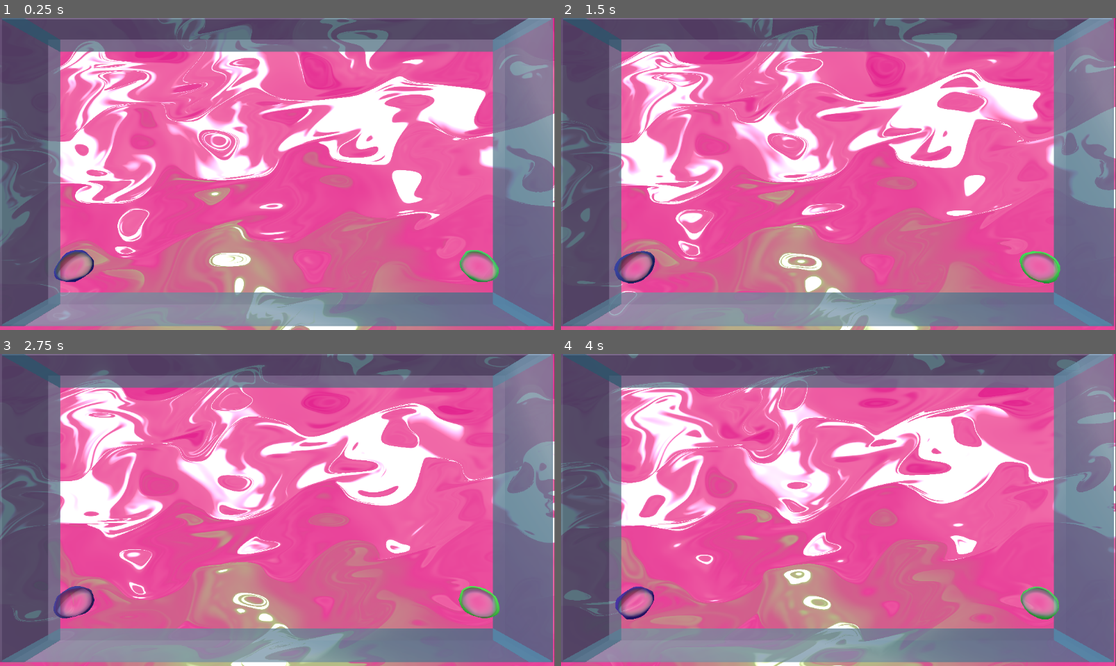
Above: before the commit, frames 1-4 (two rows, left to right).
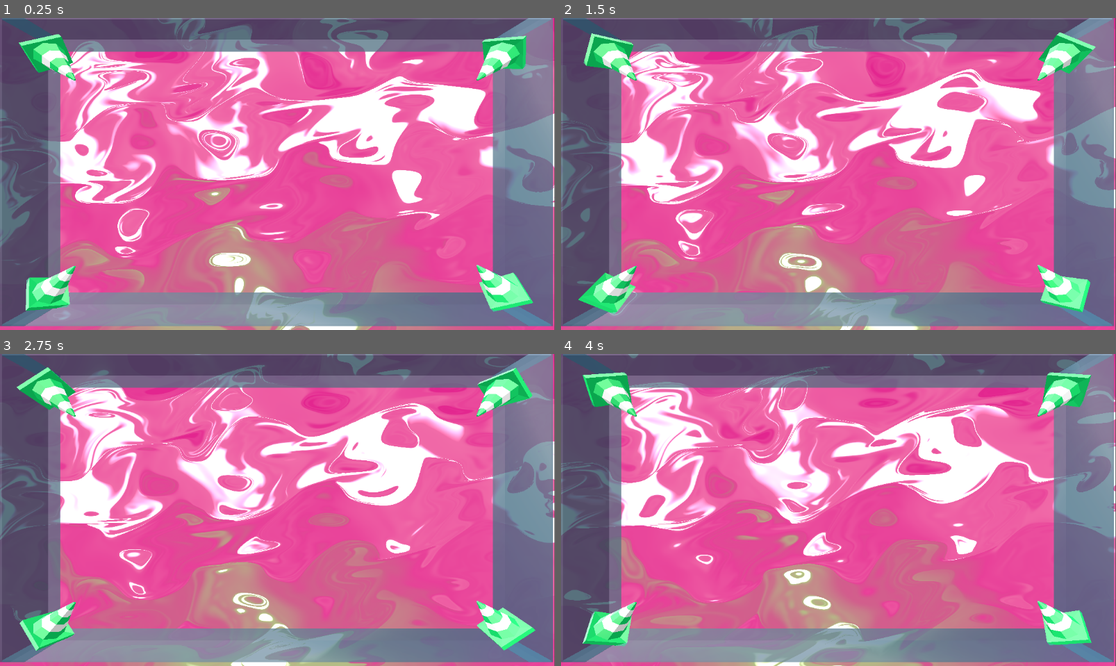
Above: after the commit, the same moments.

Repository: Ultimo-Momento-Responsable/GGJ2025
Game: Godot game, scene res://scenes/viewport.tscn
Two runs of this game, one before a commit and one after it. Both use one fixed random seed, a clock stepped at 60 frames per second and the inputs below.
Inputs:
- Up to frame 1 (0.25 s): no input
- Up to frame 2 (1.5 s): no input
- Up to frame 3 (2.75 s): no input
- Up to frame 4 (4 s): no input

The runs differ from the first frame. In frame 1, 4.3% of the frame differs, in the area x 3-97%, y 5-95%; in frame 2, 4.3%; in frame 3, 4.3%, in the area x 3-97%, y 4-96%; in frame 4, 4.3%.

Commit message:
cone
Add object and behaviour, corner objects

Diff:
--- a/scenes/arena_base.tscn
+++ b/scenes/arena_base.tscn
@@ -1,11 +1,12 @@
-[gd_scene load_steps=9 format=3 uid="uid://b0ka3t3j4dwb1"]
+[gd_scene load_steps=10 format=3 uid="uid://b0ka3t3j4dwb1"]
 
 [ext_resource type="PackedScene" uid="uid://d1d5ot126tfxq" path="res://scenes/game_objects/bubble.tscn" id="2_8abf3"]
 [ext_resource type="PackedScene" uid="uid://dcu0rc4y25hrj" path="res://scenes/game_objects/sword.tscn" id="2_l5i0h"]
-[ext_resource type="PackedScene" uid="uid://cm6fxhfpgoq7w" path="res://scenes/game_objects/limits.tscn" id="2_r4jfj"]
+[ext_resource type="PackedScene" uid="uid://btutgdslx4cfa" path="res://scenes/game_objects/limits.tscn" id="2_r4jfj"]
 [ext_resource type="Script" path="res://scripts/boosters.gd" id="3_fbx7w"]
 [ext_resource type="PackedScene" uid="uid://cndcrfwk8px4f" path="res://scenes/game_objects/bubbleBoost.tscn" id="3_t5qi0"]
 [ext_resource type="Script" path="res://scripts/swords.gd" id="6_vqiep"]
+[ext_resource type="PackedScene" uid="uid://bwbrq0sroeebg" path="res://scenes/game_objects/cone.tscn" id="7_d5m40"]
 
 [sub_resource type="Environment" id="Environment_vhovg"]
 background_color = Color(1, 1, 1, 1)
@@ -59,3 +60,15 @@
 script = ExtResource("6_vqiep")
 booster = ExtResource("2_l5i0h")
 spawn_interval = 12
+
+[node name="ConeUL" parent="WorldEnvironment" instance=ExtResource("7_d5m40")]
+transform = Transform3D(-0.707107, 0.707107, 0, -0.707107, -0.707107, 0, 0, 0, 1, -15.9386, 7.79309, 0)
+
+[node name="ConeUR" parent="WorldEnvironment" instance=ExtResource("7_d5m40")]
+transform = Transform3D(-0.707107, -0.707107, 0, 0.707107, -0.707107, 0, 0, 0, 1, 15.865, 7.79309, 0)
+
+[node name="ConeDR" parent="WorldEnvironment" instance=ExtResource("7_d5m40")]
+transform = Transform3D(0.707107, -0.707107, 0, 0.707107, 0.707107, 0, 0, 0, 1, 15.865, -7.89736, 0)
+
+[node name="ConeDL" parent="WorldEnvironment" instance=ExtResource("7_d5m40")]
+transform = Transform3D(0.707107, 0.707107, 0, -0.707107, 0.707107, 0, 0, 0, 1, -15.9386, -7.96325, 0)
--- /dev/null
+++ b/scenes/game_objects/cone.tscn
@@ -0,0 +1,15 @@
+[gd_scene load_steps=4 format=3 uid="uid://bwbrq0sroeebg"]
+
+[ext_resource type="Script" path="res://scripts/cone.gd" id="1_k1cw6"]
+[ext_resource type="PackedScene" uid="uid://814ow0jok4wj" path="res://Assets/3d_models/cone/no_metallic/cone.glb" id="1_ngack"]
+
+[sub_resource type="CylinderShape3D" id="CylinderShape3D_yeu5g"]
+
+[node name="Cone" type="RigidBody3D" groups=["hazards"]]
+gravity_scale = 0.0
+script = ExtResource("1_k1cw6")
+
+[node name="cone" parent="." instance=ExtResource("1_ngack")]
+
+[node name="CollisionShape3D" type="CollisionShape3D" parent="."]
+shape = SubResource("CylinderShape3D_yeu5g")
--- /dev/null
+++ b/scripts/cone.gd
@@ -0,0 +1,14 @@
+extends RigidBody3D
+var rotation_speed : float = 45.0 # Degrees per second
+var target_position : Vector3
+
+# Called when the node enters the scene tree for the first time.
+func _ready() -> void:
+	pass # Replace with function body.
+
+
+# Called every frame. 'delta' is the elapsed time since the previous frame.
+func _process(delta: float) -> void:
+	#rotation_degrees.x += rotation_speed * delta
+	rotate_object_local(Vector3(0, 1, 0), rotation_speed * delta * deg_to_rad(1))
+	pass
